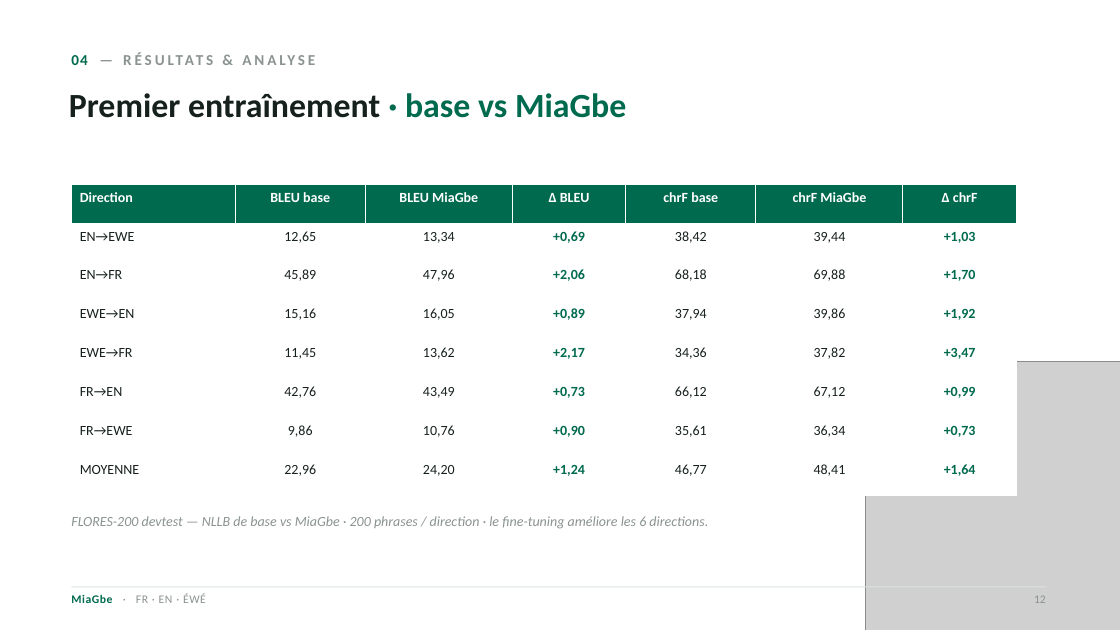
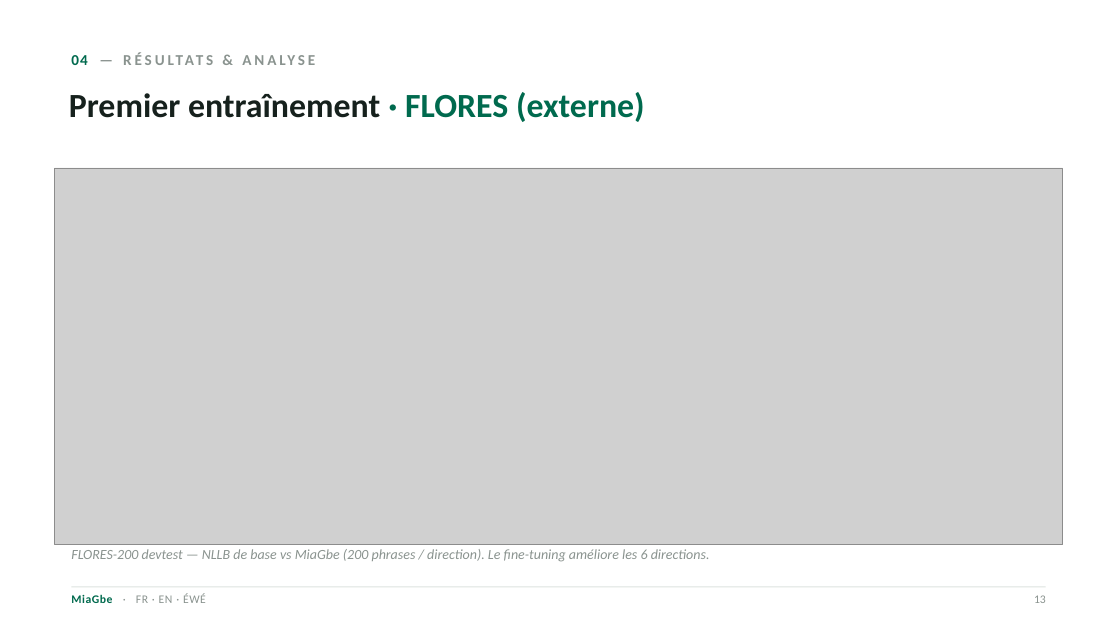
Before and after one commit to richkombate/miagbe_traduction_eng_fr_ewe-, a slide deck: slide 13 of MiaGbe_Presentation_v2.pptx (slide 12 before the commit). Drawn at 1120x630 pixels with LibreOffice and Linux fonts; fonts in the diff are those of the drawing; grey boxes stand for pictures. Boxes give left, top, right and bottom in pixels: in the first picture for what was removed or moved away, otherwise in the second. Text is boxed around its words. In the diff, an @@ line names an element or a change of style, - is before the commit and + after.

```diff
--- a/MiaGbe_Presentation_v2.pptx
+++ b/MiaGbe_Presentation_v2.pptx
@@ text at (69, 92, 645, 122): text changed @@
-Premier entraînement · base vs MiaGbe
+Premier entraînement · FLORES (externe)
@@ picture added at (55, 168, 1063, 545) @@
@@ table removed at (71, 185, 1017, 496), 8 rows, 7 columns @@
-Direction | BLEU base | BLEU MiaGbe | Δ BLEU | chrF base | chrF MiaGbe | Δ chrF
-EN→EWE | 12,65 | 13,34 | +0,69 | 38,42 | 39,44 | +1,03
-EN→FR | 45,89 | 47,96 | +2,06 | 68,18 | 69,88 | +1,70
-EWE→EN | 15,16 | 16,05 | +0,89 | 37,94 | 39,86 | +1,92
-EWE→FR | 11,45 | 13,62 | +2,17 | 34,36 | 37,82 | +3,47
-FR→EN | 42,76 | 43,49 | +0,73 | 66,12 | 67,12 | +0,99
-FR→EWE | 9,86 | 10,76 | +0,90 | 35,61 | 36,34 | +0,73
-MOYENNE | 22,96 | 24,20 | +1,24 | 46,77 | 48,41 | +1,64
@@ picture removed at (865, 361, 1120, 630) @@
@@ text at (71, 549, 710, 562): text changed @@
-FLORES-200 devtest — NLLB de base vs MiaGbe · 200 phrases / direction · le fine-tuning améliore les 6 directions.
+FLORES-200 devtest — NLLB de base vs MiaGbe (200 phrases / direction). Le fine-tuning améliore les 6 directions.
@@ text at (1034, 595, 1046, 603): text changed @@
-12
+13
```
Also in this commit, not shown: 5 other slides changed, 1 slide added, 2 other files.
